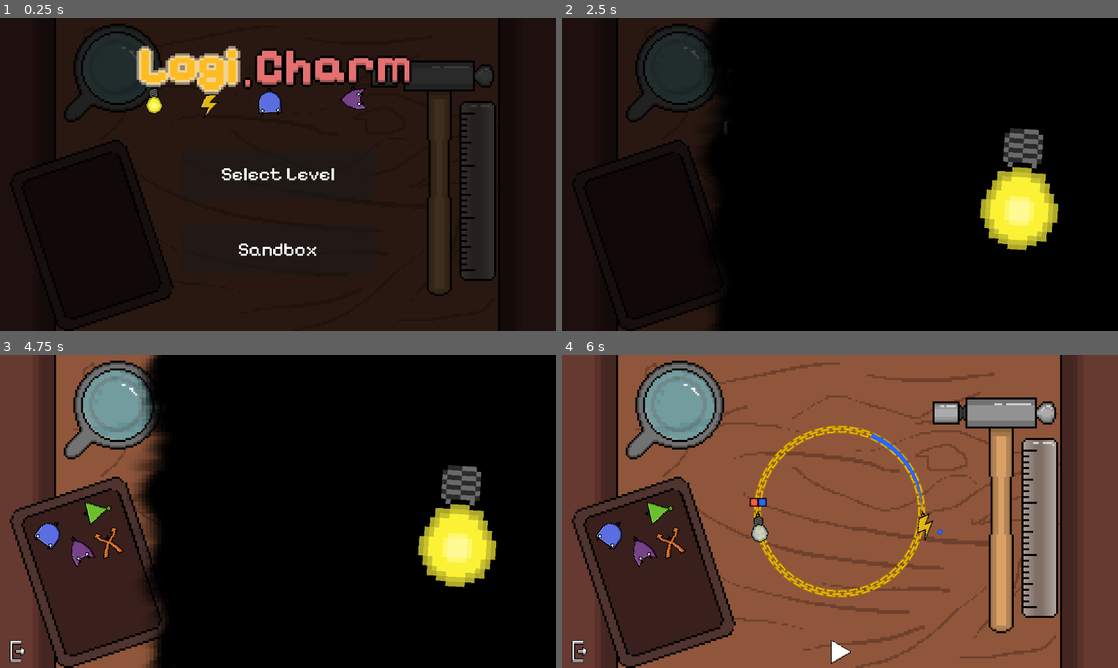
Above: before the commit, frames 1-4 (two rows, left to right).
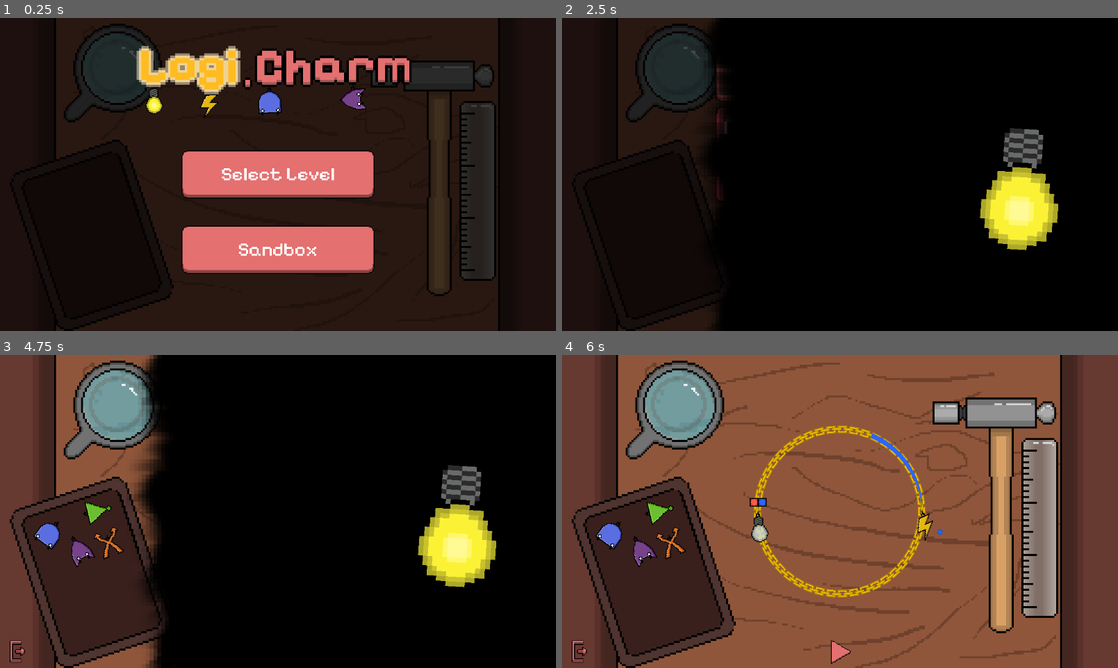
Above: after the commit, the same moments.

Repository: triangle-int/logi-charm
Game: Godot game, scene res://scenes/main_menu.tscn
Two runs of this game, one before a commit and one after it. Both use one fixed random seed, a clock stepped at 60 frames per second and the inputs below.
Inputs (mouse positions are in pixels of both pictures, inside the frame that each line leads up to):
- Up to frame 1 (0.25 s): no input
- Up to frame 2 (2.5 s): click "Select Level" at 0.5 s; click "00" at 1.25 s; click "01" at 2 s
- Up to frame 3 (4.75 s): click "01" at 2.75 s; click "01" at 3.5 s; click (278, 652) at 4.25 s
- Up to frame 4 (6 s): click (840, 652) at 5 s; click (840, 652) at 5.75 s

The runs differ from the first frame. In frame 1, 10% of the frame differs, in the area x 32-68%, y 42-82%; in frame 2, 0.2%; in frame 3, less than 0.1%; in frame 4, 0.2%.

Commit message:
Reworked textures and ui

Diff:
--- /dev/null
+++ b/resources/theme/main_theme.tres
@@ -0,0 +1,66 @@
+[gd_resource type="Theme" load_steps=13 format=3 uid="uid://cng1746ui1cr5"]
+
+[ext_resource type="Texture2D" uid="uid://0lqfqboconxq" path="res://sprites/ui/generic_button_disabled.tres" id="1_4yafk"]
+[ext_resource type="Texture2D" uid="uid://c0ejn6e6yb7sn" path="res://sprites/ui/generic_button_hover.tres" id="1_tlalb"]
+[ext_resource type="Texture2D" uid="uid://chcta4cf1ok11" path="res://sprites/ui/generic_button_normal.tres" id="2_12byu"]
+[ext_resource type="Texture2D" uid="uid://bpslutk3ybh7o" path="res://sprites/ui/generic_button_pressed.tres" id="3_ojkrc"]
+[ext_resource type="Texture2D" uid="uid://ce82vbfryhyhj" path="res://sprites/ui/panel_background.png" id="5_x4chs"]
+
+[sub_resource type="StyleBoxTexture" id="StyleBoxTexture_xj0ho"]
+texture = ExtResource("1_4yafk")
+texture_margin_left = 10.0
+texture_margin_top = 10.0
+texture_margin_right = 10.0
+texture_margin_bottom = 10.0
+modulate_color = Color(0.592157, 0.203922, 0.219608, 1)
+
+[sub_resource type="StyleBoxEmpty" id="StyleBoxEmpty_d3bl8"]
+
+[sub_resource type="StyleBoxTexture" id="StyleBoxTexture_dreur"]
+texture = ExtResource("1_tlalb")
+texture_margin_left = 10.0
+texture_margin_top = 10.0
+texture_margin_right = 10.0
+texture_margin_bottom = 10.0
+modulate_color = Color(0.894118, 0.439216, 0.439216, 1)
+
+[sub_resource type="StyleBoxTexture" id="StyleBoxTexture_y33ww"]
+texture = ExtResource("2_12byu")
+texture_margin_left = 10.0
+texture_margin_top = 10.0
+texture_margin_right = 10.0
+texture_margin_bottom = 10.0
+modulate_color = Color(0.894118, 0.439216, 0.439216, 1)
+
+[sub_resource type="StyleBoxTexture" id="StyleBoxTexture_bb8yy"]
+texture = ExtResource("3_ojkrc")
+texture_margin_left = 10.0
+texture_margin_top = 10.0
+texture_margin_right = 10.0
+texture_margin_bottom = 10.0
+modulate_color = Color(0.894118, 0.439216, 0.439216, 1)
+
+[sub_resource type="StyleBoxTexture" id="StyleBoxTexture_nehpy"]
+texture = ExtResource("5_x4chs")
+texture_margin_left = 15.0
+texture_margin_top = 15.0
+texture_margin_right = 15.0
+texture_margin_bottom = 15.0
+modulate_color = Color(0.545613, 0.185088, 0.199069, 1)
+
+[sub_resource type="StyleBoxTexture" id="StyleBoxTexture_ubl6u"]
+texture = ExtResource("5_x4chs")
+texture_margin_left = 15.0
+texture_margin_top = 15.0
+texture_margin_right = 15.0
+texture_margin_bottom = 15.0
+modulate_color = Color(0.545613, 0.185088, 0.199069, 1)
+
+[resource]
+Button/styles/disabled = SubResource("StyleBoxTexture_xj0ho")
+Button/styles/focus = SubResource("StyleBoxEmpty_d3bl8")
+Button/styles/hover = SubResource("StyleBoxTexture_dreur")
+Button/styles/normal = SubResource("StyleBoxTexture_y33ww")
+Button/styles/pressed = SubResource("StyleBoxTexture_bb8yy")
+Panel/styles/panel = SubResource("StyleBoxTexture_nehpy")
+PanelContainer/styles/panel = SubResource("StyleBoxTexture_ubl6u")
--- a/scenes/game.tscn
+++ b/scenes/game.tscn
@@ -43,10 +43,10 @@
 [ext_resource type="FontFile" uid="uid://bykwdchltiw6v" path="res://fonts/PixelifySans-Regular.ttf" id="31_rgsqy"]
 [ext_resource type="Texture2D" uid="uid://qgxjs0g1aqt5" path="res://sprites/ui/exit_button_pressed.tres" id="32_ch0x6"]
 [ext_resource type="Texture2D" uid="uid://dbu8yhm3xa8l5" path="res://sprites/ui/exit_button_hover.tres" id="33_kn3vw"]
+[ext_resource type="Theme" uid="uid://cng1746ui1cr5" path="res://resources/theme/main_theme.tres" id="43_v1fon"]
 
 [sub_resource type="LabelSettings" id="LabelSettings_ulxts"]
 font = ExtResource("30_6gxwk")
-font_color = Color(0, 0, 0, 1)
 
 [sub_resource type="LabelSettings" id="LabelSettings_wu5w0"]
 font = ExtResource("31_rgsqy")
@@ -166,6 +166,7 @@
 [node name="UI" type="CanvasLayer" parent="."]
 
 [node name="ToggleButton" type="TextureButton" parent="UI"]
+modulate = Color(0.894118, 0.439216, 0.439216, 1)
 texture_filter = 1
 anchors_preset = 7
 anchor_left = 0.5
@@ -178,6 +179,7 @@
 offset_bottom = -9.0
 grow_horizontal = 2
 grow_vertical = 0
+texture_normal = ExtResource("26_5wa0x")
 stretch_mode = 0
 script = ExtResource("25_qyscn")
 disabled_texture_normal = ExtResource("26_5wa0x")
@@ -188,6 +190,7 @@
 enabled_texture_pressed = ExtResource("30_oj1ie")
 
 [node name="ExitButton" type="TextureButton" parent="UI"]
+modulate = Color(0.894118, 0.439216, 0.439216, 1)
 texture_filter = 1
 anchors_preset = 2
 anchor_top = 1.0
@@ -205,6 +208,7 @@
 
 [node name="Tooltip" type="NinePatchRect" parent="UI"]
 visible = false
+self_modulate = Color(0.894118, 0.439216, 0.439216, 1)
 texture_filter = 1
 anchors_preset = 3
 anchor_left = 1.0
@@ -229,7 +233,7 @@
 offset_left = 16.0
 offset_top = 6.0
 offset_right = -16.0
-offset_bottom = 29.0
+offset_bottom = 26.0
 grow_horizontal = 2
 text = "Tooltip"
 label_settings = SubResource("LabelSettings_ulxts")
@@ -252,7 +256,8 @@
 label_settings = SubResource("LabelSettings_ulxts")
 autowrap_mode = 2
 
-[node name="Completed" type="ColorRect" parent="UI"]
+[node name="Completed" type="Panel" parent="UI"]
+texture_filter = 1
 anchors_preset = 8
 anchor_left = 0.5
 anchor_top = 0.5
@@ -266,7 +271,7 @@
 grow_vertical = 2
 size_flags_horizontal = 4
 size_flags_vertical = 4
-color = Color(0.12549, 0.12549, 0.12549, 0.831373)
+theme = ExtResource("43_v1fon")
 
 [node name="Label" type="Label" parent="UI/Completed"]
 texture_filter = 1
@@ -341,8 +346,9 @@
 horizontal_alignment = 1
 vertical_alignment = 1
 
-[node name="Failed" type="ColorRect" parent="UI"]
+[node name="Failed" type="Panel" parent="UI"]
 visible = false
+texture_filter = 1
 anchors_preset = 8
 anchor_left = 0.5
 anchor_top = 0.5
@@ -355,7 +361,7 @@
 grow_horizontal = 2
 grow_vertical = 2
 size_flags_vertical = 4
-color = Color(0.12549, 0.12549, 0.12549, 0.831373)
+theme = ExtResource("43_v1fon")
 
 [node name="Label" type="Label" parent="UI/Failed"]
 texture_filter = 1
@@ -391,7 +397,7 @@
 anchor_bottom = 1.0
 grow_horizontal = 2
 grow_vertical = 2
-text = "Continue"
+text = "Huh?"
 label_settings = SubResource("LabelSettings_hhg4g")
 horizontal_alignment = 1
 vertical_alignment = 1
--- a/scenes/level_selector.tscn
+++ b/scenes/level_selector.tscn
@@ -1,10 +1,11 @@
-[gd_scene load_steps=7 format=3 uid="uid://b413entmk714a"]
+[gd_scene load_steps=8 format=3 uid="uid://b413entmk714a"]
 
 [ext_resource type="PackedScene" uid="uid://103m37is5r48" path="res://scenes/ui/level_select_button.tscn" id="1_8mxoc"]
 [ext_resource type="Texture2D" uid="uid://c8nvqsmkdwk86" path="res://sprites/background/table_background.png" id="1_g0dee"]
 [ext_resource type="Texture2D" uid="uid://d3xuk5p8mdhpn" path="res://sprites/background/table_toolbox.png" id="2_txug8"]
 [ext_resource type="FontFile" uid="uid://dbqojy1yc5n6y" path="res://fonts/PixelifySans-Medium.ttf" id="2_u0lvk"]
 [ext_resource type="Script" path="res://scripts/ui/back_to_menu.gd" id="3_xtfr3"]
+[ext_resource type="Theme" uid="uid://cng1746ui1cr5" path="res://resources/theme/main_theme.tres" id="4_w81ft"]
 
 [sub_resource type="LabelSettings" id="LabelSettings_i1h5s"]
 font = ExtResource("2_u0lvk")
@@ -40,6 +41,7 @@
 metadata/_edit_lock_ = true
 
 [node name="GridContainer" type="GridContainer" parent="Menu"]
+texture_filter = 1
 anchors_preset = 8
 anchor_left = 0.5
 anchor_top = 0.5
@@ -99,6 +101,7 @@
 level_index = 11
 
 [node name="Button" type="Button" parent="Menu"]
+texture_filter = 1
 anchors_preset = 8
 anchor_left = 0.5
 anchor_top = 0.5
@@ -110,6 +113,7 @@
 offset_bottom = 317.0
 grow_horizontal = 2
 grow_vertical = 2
+theme = ExtResource("4_w81ft")
 script = ExtResource("3_xtfr3")
 
 [node name="Label" type="Label" parent="Menu/Button"]
--- a/scenes/main_menu.tscn
+++ b/scenes/main_menu.tscn
@@ -7,6 +7,7 @@
 [ext_resource type="Texture2D" uid="uid://3is8nshnmprv" path="res://sprites/ui/title_logo.png" id="5_xdlmx"]
 [ext_resource type="Script" path="res://scripts/ui/load_level_button.gd" id="6_bncuq"]
 [ext_resource type="Texture2D" uid="uid://it8m201ieb2f" path="res://sprites/gates/init_gate.png" id="6_oodhb"]
+[ext_resource type="Theme" uid="uid://cng1746ui1cr5" path="res://resources/theme/main_theme.tres" id="6_tpm72"]
 [ext_resource type="Texture2D" uid="uid://e4udc2n6ulhw" path="res://sprites/gates/and_gate.png" id="7_cnipx"]
 [ext_resource type="Texture2D" uid="uid://b5o1desqe0lp2" path="res://sprites/gates/or_gate.png" id="8_5fm34"]
 [ext_resource type="Texture2D" uid="uid://dd0yfmfksxq2l" path="res://sprites/gates/end_gate.png" id="9_a7n57"]
@@ -131,6 +132,7 @@
 offset_bottom = 50.0
 grow_horizontal = 2
 grow_vertical = 2
+theme = ExtResource("6_tpm72")
 script = ExtResource("1_d1l0p")
 
 [node name="Label" type="Label" parent="Menu/SelectLevels"]
@@ -157,6 +159,7 @@
 offset_bottom = 206.001
 grow_horizontal = 2
 grow_vertical = 2
+theme = ExtResource("6_tpm72")
 script = ExtResource("6_bncuq")
 
 [node name="Label" type="Label" parent="Menu/Sandbox"]
@@ -173,6 +176,7 @@
 vertical_alignment = 1
 
 [node name="RealLabel" type="Label" parent="Menu/Sandbox"]
+texture_filter = 1
 layout_mode = 1
 anchors_preset = 15
 anchor_right = 1.0
--- a/scenes/pickable_components/and_component_pickable.tscn
+++ b/scenes/pickable_components/and_component_pickable.tscn
@@ -15,6 +15,7 @@
 snap_threshold = 75.0
 
 [node name="ComponentTooltip" parent="." instance=ExtResource("3_dajv6")]
+visible = false
 header = "And Charm"
 width = 2
 description = "Remembers last signals for each chainlet. Returns red if both were red, blue otherwise."
--- a/scenes/pickable_components/end_component_pickable_1.tscn
+++ b/scenes/pickable_components/end_component_pickable_1.tscn
@@ -16,8 +16,10 @@
 snap_threshold = 75.0
 
 [node name="ComponentTooltip" parent="." instance=ExtResource("3_f302e")]
-header = "Light Blob"
+visible = false
+header = "Light Bulb"
 width = 1
+description = "Logs received signals. Limit 15"
 
 [node name="Sprite2D" type="Sprite2D" parent="."]
 texture_filter = 1
--- a/scenes/pickable_components/end_component_pickable_2.tscn
+++ b/scenes/pickable_components/end_component_pickable_2.tscn
@@ -16,8 +16,10 @@
 snap_threshold = 75.0
 
 [node name="ComponentTooltip" parent="." instance=ExtResource("3_cfir6")]
-header = "Light Blob"
+visible = false
+header = "Light Bulb"
 width = 2
+description = "Logs received signals. Limit 15"
 
 [node name="Sprite2D" type="Sprite2D" parent="."]
 texture_filter = 1
--- a/scenes/pickable_components/end_component_pickable_3.tscn
+++ b/scenes/pickable_components/end_component_pickable_3.tscn
@@ -16,8 +16,10 @@
 snap_threshold = 75.0
 
 [node name="ComponentTooltip" parent="." instance=ExtResource("3_2snfp")]
-header = "Light Blob"
+visible = false
+header = "Light Bulb"
 width = 3
+description = "Logs received signals. Limit 15"
 
 [node name="Sprite2D" type="Sprite2D" parent="."]
 texture_filter = 1
--- a/scenes/pickable_components/init_component_pickable_high.tscn
+++ b/scenes/pickable_components/init_component_pickable_high.tscn
@@ -16,8 +16,10 @@
 snap_threshold = 75.0
 
 [node name="ComponentTooltip" parent="." instance=ExtResource("3_et57v")]
+visible = false
 header = "Electro Charm"
 width = 1
+description = "Emits red signal."
 
 [node name="Sprite2D" type="Sprite2D" parent="."]
 texture_filter = 1
--- a/scenes/pickable_components/init_component_pickable_low.tscn
+++ b/scenes/pickable_components/init_component_pickable_low.tscn
@@ -16,8 +16,10 @@
 snap_threshold = 75.0
 
 [node name="ComponentTooltip" parent="." instance=ExtResource("3_6al5a")]
+visible = false
 header = "Electro Charm"
 width = 1
+description = "Emits blue signal."
 
 [node name="Sprite2D" type="Sprite2D" parent="."]
 texture_filter = 1
--- a/scenes/pickable_components/not_component_pickable.tscn
+++ b/scenes/pickable_components/not_component_pickable.tscn
@@ -16,6 +16,7 @@
 snap_threshold = 75.0
 
 [node name="ComponentTooltip" parent="." instance=ExtResource("3_k6jsq")]
+visible = false
 header = "Inverter"
 width = 1
 description = "Changes signal type to the opposite"
--- a/scenes/pickable_components/or_component_pickable.tscn
+++ b/scenes/pickable_components/or_component_pickable.tscn
@@ -16,6 +16,7 @@
 snap_threshold = 75.0
 
 [node name="ComponentTooltip" parent="." instance=ExtResource("3_n38se")]
+visible = false
 header = "Or Charm"
 width = 2
 description = "Remembers last signals for each chainlet. Returns red if either one was red, blue otherwise."
--- a/scenes/pickable_components/swap_component_pickable.tscn
+++ b/scenes/pickable_components/swap_component_pickable.tscn
@@ -16,6 +16,7 @@
 snap_threshold = 75.0
 
 [node name="ComponentTooltip" parent="." instance=ExtResource("3_o46o8")]
+visible = false
 header = "Swapper"
 width = 2
 description = "Reroutes signal to the opposite connected chainlet"
--- a/scenes/ui/component_tooltip.tscn
+++ b/scenes/ui/component_tooltip.tscn
@@ -1,81 +1,63 @@
-[gd_scene load_steps=6 format=3 uid="uid://cumt8knq826d0"]
+[gd_scene load_steps=9 format=3 uid="uid://cumt8knq826d0"]
 
 [ext_resource type="FontFile" uid="uid://dbqojy1yc5n6y" path="res://fonts/PixelifySans-Medium.ttf" id="1_6mhji"]
 [ext_resource type="Script" path="res://scripts/ui/component_tooltip.gd" id="1_ykwlx"]
+[ext_resource type="Theme" uid="uid://cng1746ui1cr5" path="res://resources/theme/main_theme.tres" id="3_fct4c"]
+[ext_resource type="FontFile" uid="uid://cjn4fwbh76llr" path="res://fonts/PixelifySans-SemiBold.ttf" id="3_iobvu"]
+[ext_resource type="FontFile" uid="uid://bykwdchltiw6v" path="res://fonts/PixelifySans-Regular.ttf" id="5_3nk7b"]
 
 [sub_resource type="LabelSettings" id="LabelSettings_xsaxc"]
+font = ExtResource("3_iobvu")
+font_size = 45
+
+[sub_resource type="LabelSettings" id="LabelSettings_7nae8"]
 font = ExtResource("1_6mhji")
 font_size = 30
 
-[sub_resource type="LabelSettings" id="LabelSettings_7nae8"]
-font = ExtResource("1_6mhji")
-font_size = 20
-
 [sub_resource type="LabelSettings" id="LabelSettings_3grsf"]
-font = ExtResource("1_6mhji")
-font_size = 12
+font = ExtResource("5_3nk7b")
+font_size = 18
 
 [node name="ComponentTooltip" type="Node2D"]
+scale = Vector2(0.25, 0.25)
 script = ExtResource("1_ykwlx")
 
-[node name="Background" type="ColorRect" parent="."]
-z_index = 2
-anchors_preset = 7
-anchor_left = 0.5
+[node name="PanelContainer" type="PanelContainer" parent="."]
+self_modulate = Color(1, 1, 1, 0.792157)
+z_index = 10
+texture_filter = 1
+anchors_preset = 2
 anchor_top = 1.0
-anchor_right = 0.5
 anchor_bottom = 1.0
-offset_top = -75.0
-offset_right = 200.0
-offset_bottom = 75.0
-grow_horizontal = 2
+offset_top = -135.0
+offset_right = 163.0
 grow_vertical = 0
-scale = Vector2(0.5, 0.5)
 mouse_filter = 2
-color = Color(0.0470588, 0.0470588, 0.0470588, 0.588235)
+theme = ExtResource("3_fct4c")
 
-[node name="Header" type="Label" parent="Background"]
+[node name="VBoxContainer" type="VBoxContainer" parent="PanelContainer"]
+layout_mode = 2
+
+[node name="Header" type="Label" parent="PanelContainer/VBoxContainer"]
 texture_filter = 1
-layout_mode = 1
-anchors_preset = 5
-anchor_left = 0.5
-anchor_right = 0.5
-offset_left = -100.0
-offset_right = 100.0
-offset_bottom = 40.0
-grow_horizontal = 2
+layout_mode = 2
 text = "Swapper"
 label_settings = SubResource("LabelSettings_xsaxc")
 horizontal_alignment = 1
 vertical_alignment = 1
 
-[node name="Width" type="Label" parent="Background"]
+[node name="Width" type="Label" parent="PanelContainer/VBoxContainer"]
 texture_filter = 1
-layout_mode = 1
-anchors_preset = 5
-anchor_left = 0.5
-anchor_right = 0.5
-offset_left = -100.0
-offset_top = 40.0
-offset_right = 100.0
-offset_bottom = 65.0
-grow_horizontal = 2
+layout_mode = 2
 text = "Width: 14"
 label_settings = SubResource("LabelSettings_7nae8")
 horizontal_alignment = 1
 vertical_alignment = 1
 
-[node name="Description" type="Label" parent="Background"]
+[node name="Description" type="Label" parent="PanelContainer/VBoxContainer"]
 texture_filter = 1
-layout_mode = 1
-anchors_preset = 5
-anchor_left = 0.5
-anchor_right = 0.5
-offset_left = -90.0
-offset_top = 65.0
-offset_right = 90.0
-offset_bottom = 150.0
-grow_horizontal = 2
+custom_minimum_size = Vector2(75, 0)
+layout_mode = 2
 text = "Swaps crap blah blah blah"
 label_settings = SubResource("LabelSettings_3grsf")
 vertical_alignment = 1
--- a/scenes/ui/level_select_button.tscn
+++ b/scenes/ui/level_select_button.tscn
@@ -1,6 +1,7 @@
-[gd_scene load_steps=4 format=3 uid="uid://103m37is5r48"]
+[gd_scene load_steps=5 format=3 uid="uid://103m37is5r48"]
 
 [ext_resource type="Script" path="res://scripts/ui/load_level_button.gd" id="1_r566q"]
+[ext_resource type="Theme" uid="uid://cng1746ui1cr5" path="res://resources/theme/main_theme.tres" id="1_wds86"]
 [ext_resource type="FontFile" uid="uid://dbqojy1yc5n6y" path="res://fonts/PixelifySans-Medium.ttf" id="2_m2txe"]
 
 [sub_resource type="LabelSettings" id="LabelSettings_ywhhc"]
@@ -8,7 +9,9 @@
 font_size = 60
 
 [node name="LevelSelectButton" type="Button"]
+texture_filter = 1
 custom_minimum_size = Vector2(100, 100)
+theme = ExtResource("1_wds86")
 script = ExtResource("1_r566q")
 
 [node name="Label" type="Label" parent="."]
--- a/scripts/ui/component_tooltip.gd
+++ b/scripts/ui/component_tooltip.gd
@@ -4,9 +4,9 @@
 @export var width: int
 @export_multiline var description: String
 
-@onready var header_label = $Background/Header
-@onready var width_label = $Background/Width
-@onready var description_label = $Background/Description
+@onready var header_label = $PanelContainer/VBoxContainer/Header
+@onready var width_label = $PanelContainer/VBoxContainer/Width
+@onready var description_label = $PanelContainer/VBoxContainer/Description
 
 func _ready():
 	header_label.text = header
--- /dev/null
+++ b/sprites/ui/generic_button_disabled.tres
@@ -0,0 +1,7 @@
+[gd_resource type="AtlasTexture" load_steps=2 format=3 uid="uid://0lqfqboconxq"]
+
+[ext_resource type="Texture2D" uid="uid://rktgbldko2sm" path="res://sprites/ui/generic_button.png" id="1_0hxsn"]
+
+[resource]
+atlas = ExtResource("1_0hxsn")
+region = Rect2(192, 0, 64, 64)
--- /dev/null
+++ b/sprites/ui/generic_button_hover.tres
@@ -0,0 +1,7 @@
+[gd_resource type="AtlasTexture" load_steps=2 format=3 uid="uid://c0ejn6e6yb7sn"]
+
+[ext_resource type="Texture2D" uid="uid://rktgbldko2sm" path="res://sprites/ui/generic_button.png" id="1_ypt6d"]
+
+[resource]
+atlas = ExtResource("1_ypt6d")
+region = Rect2(64, 0, 64, 64)
--- /dev/null
+++ b/sprites/ui/generic_button_normal.tres
@@ -0,0 +1,7 @@
+[gd_resource type="AtlasTexture" load_steps=2 format=3 uid="uid://chcta4cf1ok11"]
+
+[ext_resource type="Texture2D" uid="uid://rktgbldko2sm" path="res://sprites/ui/generic_button.png" id="1_i5r2e"]
+
+[resource]
+atlas = ExtResource("1_i5r2e")
+region = Rect2(0, 0, 64, 64)
--- /dev/null
+++ b/sprites/ui/generic_button_pressed.tres
@@ -0,0 +1,7 @@
+[gd_resource type="AtlasTexture" load_steps=2 format=3 uid="uid://bpslutk3ybh7o"]
+
+[ext_resource type="Texture2D" uid="uid://rktgbldko2sm" path="res://sprites/ui/generic_button.png" id="1_jyrru"]
+
+[resource]
+atlas = ExtResource("1_jyrru")
+region = Rect2(128, 0, 64, 64)
Not shown, changed: export_presets.cfg
Not shown: 1 places in scenes/game.tscn that only renumber resources
Not shown: 1 places in scenes/main_menu.tscn that only renumber resources
Binary file added: sprites/ui/generic_button.aseprite
Binary file added: sprites/ui/generic_button.png
Not shown, added: sprites/ui/generic_button.png.import
Binary file added: sprites/ui/panel_background.aseprite
Binary file added: sprites/ui/panel_background.png
Not shown, added: sprites/ui/panel_background.png.import
Binary file changed: sprites/ui/title_logo.aseprite
